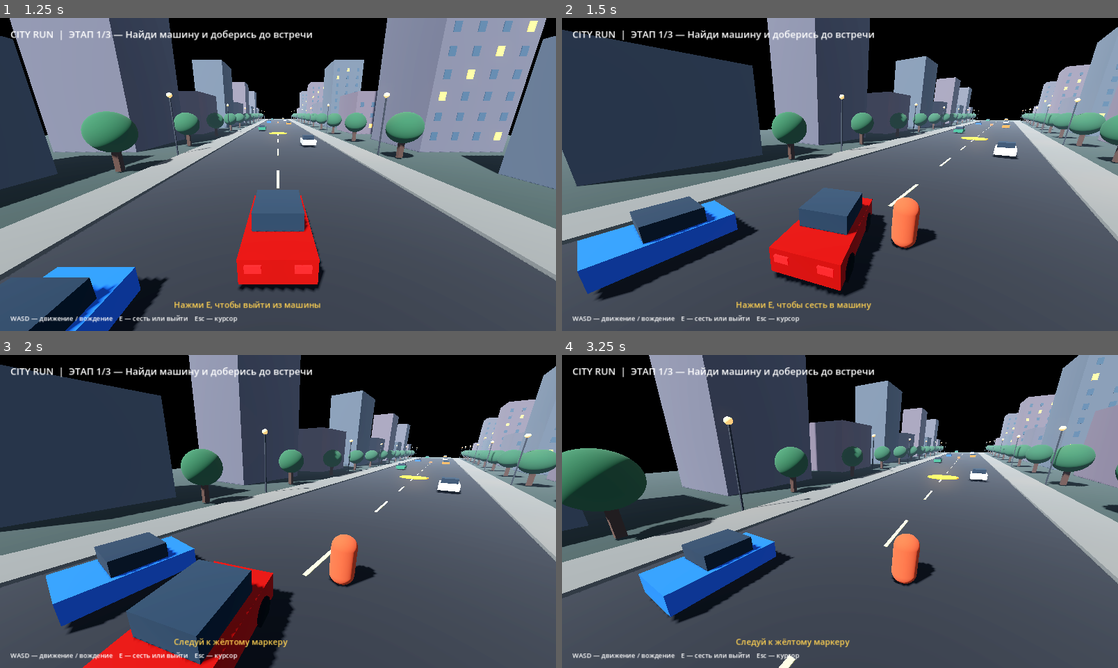
Above: before the commit, frames 1-4 (two rows, left to right).
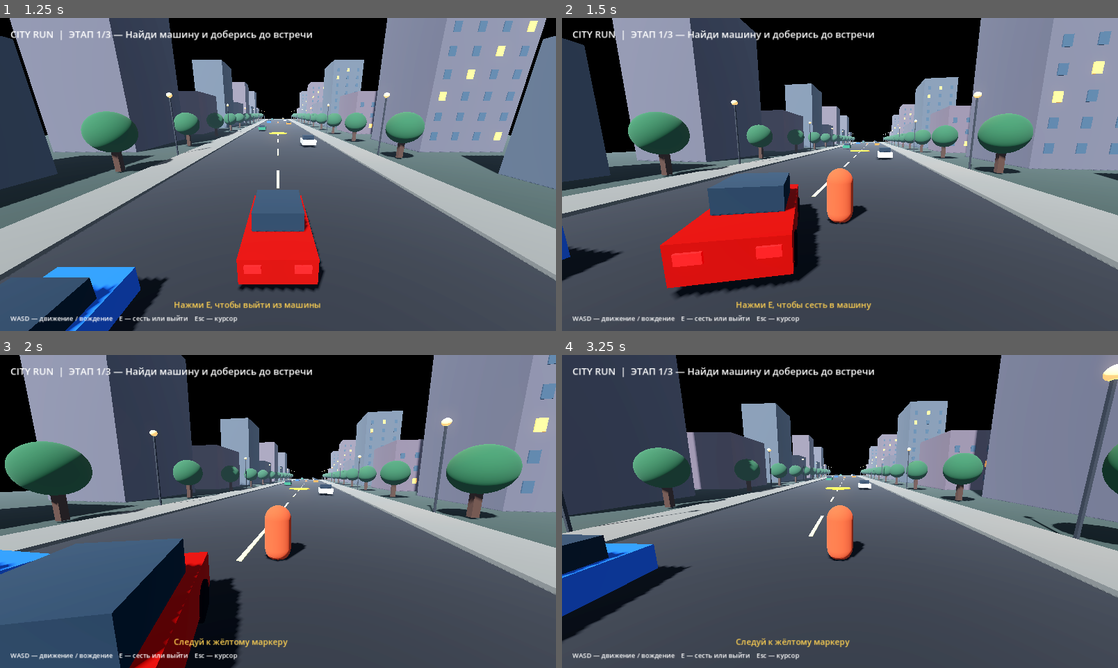
Above: after the commit, the same moments.

Repository: k21508811-crypto/LeningradRP_RP
Game: Godot game, scene res://Main.tscn
Same seed, same stepped clock (60 frames per second), same inputs: the game is played once before the commit and once after it.
Inputs (mouse positions are in pixels of both pictures, inside the frame that each line leads up to):
- Up to frame 1 (1.25 s): tap Enter at 0.5 s; move the mouse to (305, 174) at 0.52 s; hold W (move_forward) from 0.53 s (still down); tap E (interact) at 0.6 s
- Up to frame 2 (1.5 s): keep holding W (move_forward); move the mouse to (812, 174) at 1.27 s; tap E (interact) at 1.35 s
- Up to frame 3 (2 s): keep holding W (move_forward)
- Up to frame 4 (3.25 s): keep holding W (move_forward); move the mouse to (851, 505) at 2.02 s; tap E (interact) at 2.1, 2.85 s; move the mouse to (834, 517) at 2.77 s

Frame 1 is identical in both runs. In frame 2, 59% of the frame differs, in the area x 0-100%, y 0-90%; in frame 3, 62%, in the area x 0-100%, y 0-100%; in frame 4, 56%.

Commit message:
Fix parcel interaction priority and restore player camera on exit

Diff:
--- a/gta5-one-mission/main.gd
+++ b/gta5-one-mission/main.gd
@@ -357,6 +357,11 @@
 	if Input.is_action_just_pressed("interact"):
 		if in_car:
 			_exit_car()
+		elif mission_stage == 1 and player.global_position.distance_to(parcel.global_position) < 3.0:
+			parcel.visible = false
+			mission_stage = 2
+			checkpoint = Vector3(0, 0.5, -166)
+			_add_checkpoint(checkpoint)
 		elif player.global_position.distance_to(car.global_position) < 4.0:
 			_enter_car()
 	if in_car:
@@ -397,6 +402,8 @@
 	player.global_position = car.global_position + car.global_transform.basis.x*2.2
 	player.visible = true
 	camera_pivot.top_level = false
+	camera_pivot.position = Vector3(0, 1.5, 0)
+	camera_pivot.rotation = Vector3.ZERO
 	player.rotate_y(car.rotation.y)
 	camera.current = true
 
@@ -417,12 +424,6 @@
 		mission_stage = 1
 		checkpoint = Vector3(0, 0.5, -95)
 		_add_checkpoint(checkpoint)
-	elif mission_stage == 1:
-		if not in_car and player.global_position.distance_to(parcel.global_position) < 3.0 and Input.is_action_just_pressed("interact"):
-			parcel.visible = false
-			mission_stage = 2
-			checkpoint = Vector3(0, 0.5, -166)
-			_add_checkpoint(checkpoint)
 	elif mission_stage == 2 and in_car and current.distance_to(checkpoint) < 8.0:
 		mission_stage = 3
 		hud.text = "CITY RUN  |  МИССИЯ ВЫПОЛНЕНА!  Награда: $5 000"
